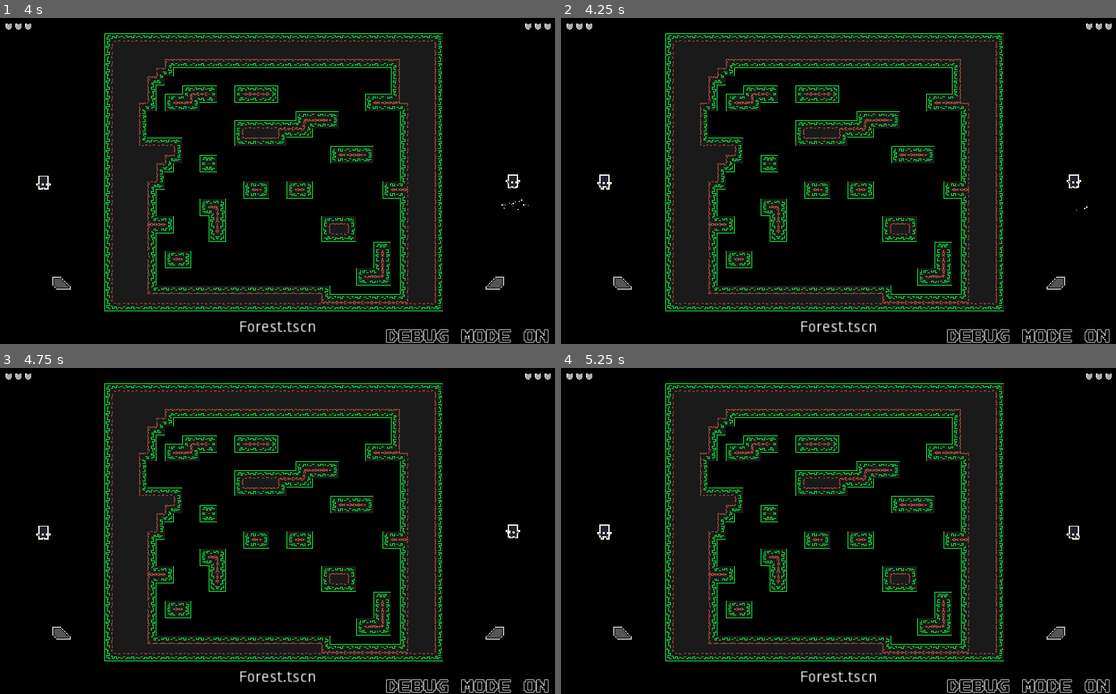
Above: before the commit, frames 1-4 (two rows, left to right).
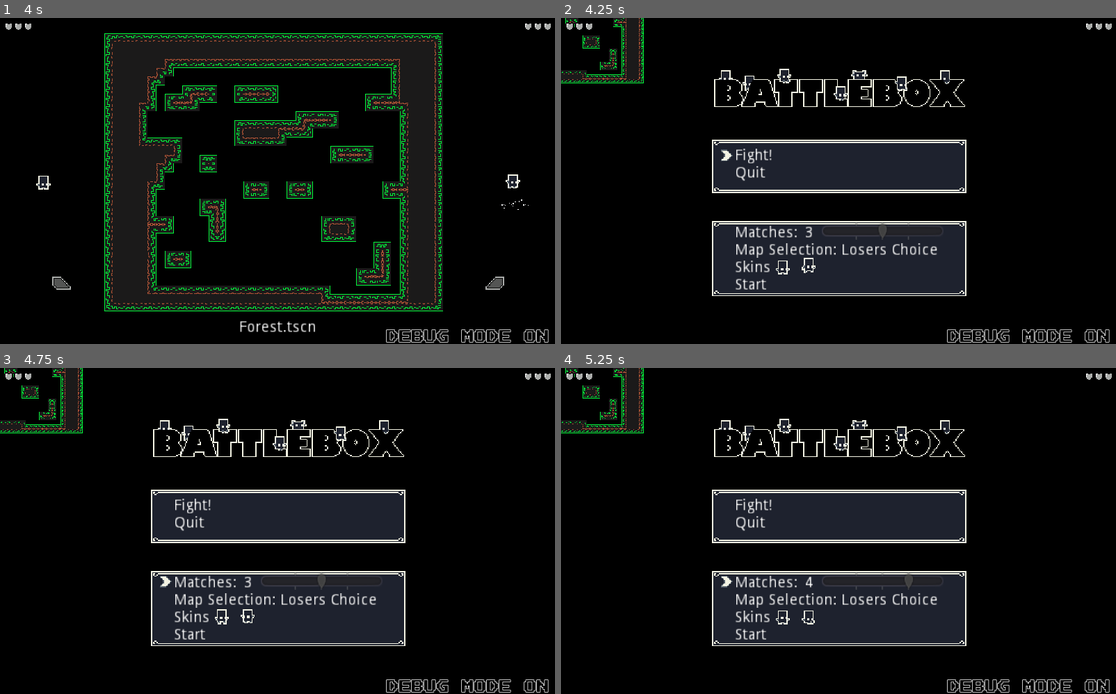
Above: after the commit, the same moments.

Repository: mocsarcade/BattleBox
Game: Godot game, scene res://Menus/RoundManager.tscn
Same seed, same stepped clock (60 frames per second), same inputs: the game is played once before the commit and once after it. This scene is started directly instead of the project's main scene.
Inputs:
- Up to frame 1 (4 s): tap Enter at 0.5, 2.75 s; hold D (ui2_right) 0.53-2.03 s; tap R (ui2_dive) at 0.6, 2.85 s; tap Q (ui2_jump) at 0.77, 1.52, 3.02, 3.77 s; tap E (ui2_slash) at 1.35, 3.6 s; tap Space at 2 s; hold A (ui2_left) 2.03-2.78 s; tap Backspace at 2.1 s; hold D (ui2_right) from 2.78 s (still down)
- Up to frame 2 (4.25 s): keep holding D (ui2_right); tap Escape (ui_cancel) at 4.15 s
- Up to frame 3 (4.75 s): release D (ui2_right) at 4.28 s; hold A (ui2_left) from 4.28 s (still down); tap Backspace at 4.35 s; tap Q (ui2_jump) at 4.52 s
- Up to frame 4 (5.25 s): tap Space at 5 s; release A (ui2_left) at 5.03 s; hold D (ui2_right) from 5.03 s (still down); tap R (ui2_dive) at 5.1 s

Frame 1 is identical in both runs. In frame 2, 42% of the frame differs, in the area x 0-95%, y 0-97%; in frame 3, 42%; in frame 4, 42%.

Commit message:
Add leaving match preemptively by pressing escape

Diff:
--- a/Menus/RoundManager.gd
+++ b/Menus/RoundManager.gd
@@ -69,11 +69,18 @@
 			set_level()
 	if player_won >= 0:
 		if event.is_action_pressed(Constants.CONTROLS[player_won]["jump"]):
-			# Create Scene
-			var round_inst = load("res://Menus/MainMenu.tscn").instance()
-			get_tree().get_root().call_deferred("add_child", round_inst)
-			# Free
-			queue_free()
+			goto_main()
+	elif event.is_action_pressed("ui_cancel"):
+		goto_main()
+
+func goto_main():
+	if level_node:
+		level_node.queue_free()
+	# Create Scene
+	var round_inst = load("res://Menus/MainMenu.tscn").instance()
+	get_tree().get_root().call_deferred("add_child", round_inst)
+	# Free
+	queue_free()
 
 func spawn_players_in():
 	# Spawn player
--- a/player/PlatformerController.gd
+++ b/player/PlatformerController.gd
@@ -15,7 +15,7 @@
 var BOUNCE_FORCE = 300
 var FALL_MULTIPLIER = 1.1
 var JUMP_STRENGTH = 280
-const SPAWN_MIN_DISTANCE = 20
+const SPAWN_MIN_DISTANCE = 30
 
 # DIVE
 var diving = false
--- a/player/Player.tscn
+++ b/player/Player.tscn
@@ -1212,7 +1212,6 @@
 texture = ExtResource( 9 )
 vframes = 5
 hframes = 8
-frame = 2
 script = ExtResource( 4 )
 
 [node name="hurtbox" type="Area2D" parent="ScaleChildren" groups=[
